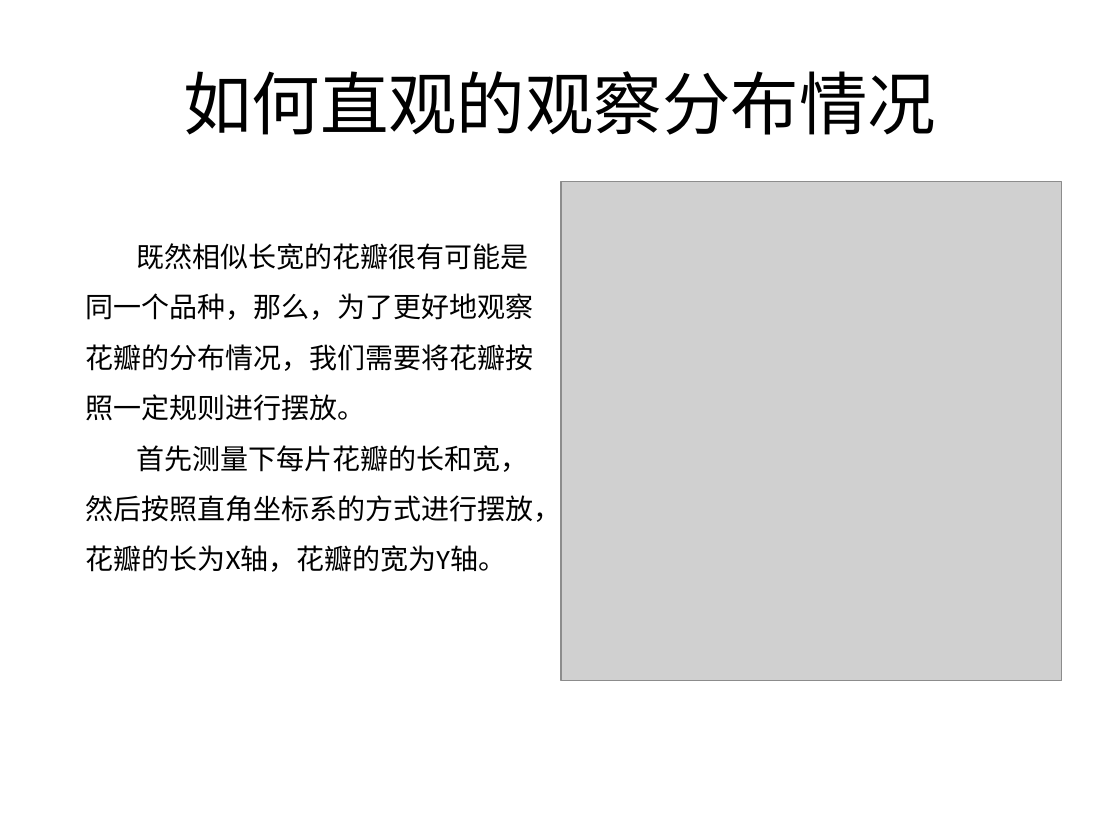
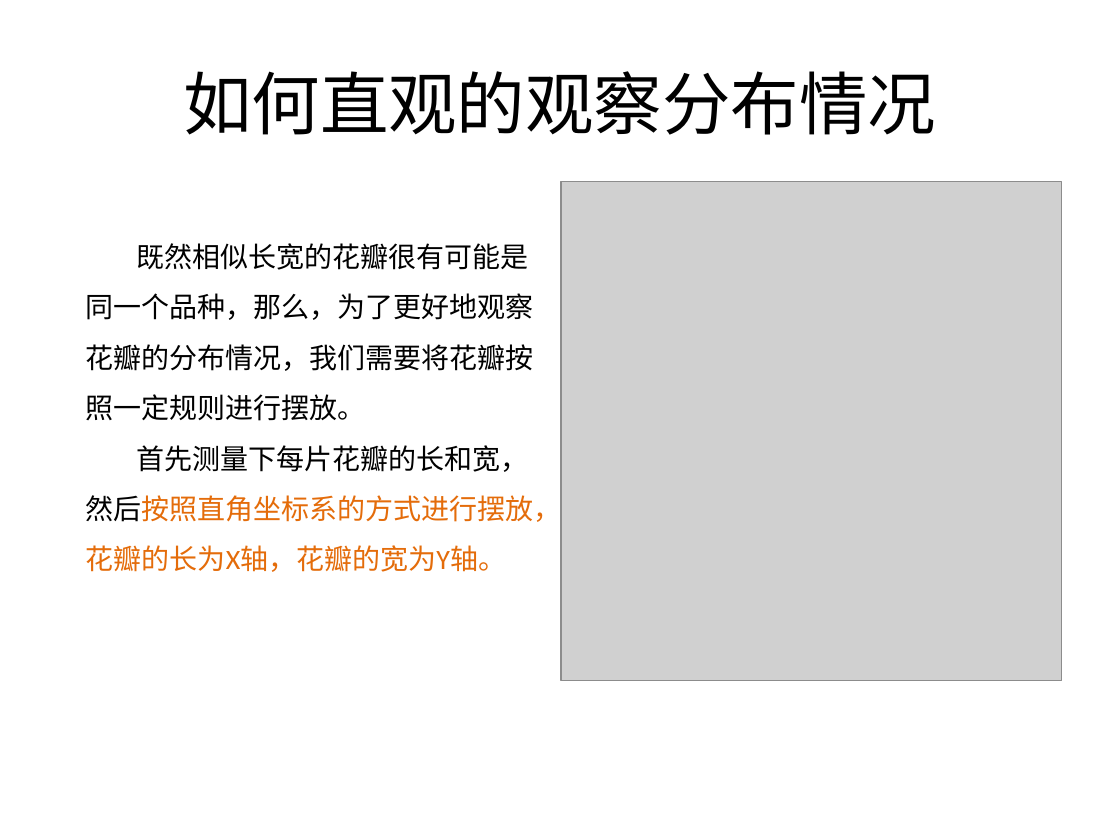
Before and after one commit to BattalionCommander/Python, a slide deck: slide 13 of cls_23聚类算法.pptx. Drawn at 1120x840 pixels with LibreOffice and Linux fonts; fonts in the diff are those of the drawing; grey boxes stand for pictures; background and template pictures are left out. Boxes give left, top, right and bottom in pixels: in the first picture for what was removed or moved away, otherwise in the second. Text is boxed around its words. In the diff, an @@ line names an element or a change of style, - is before the commit and + after.

```diff
--- a/cls_23聚类算法.pptx
+++ b/cls_23聚类算法.pptx
@@ text at (x1=86, y1=445, x2=562, y2=572): text colour #000000 to #E46C0A in "首先测量下每片花瓣的长和宽，然后按照直角坐标系的方式进行摆放，花瓣的长为X轴，花瓣的宽为Y轴。" @@
```
Also in this commit, not shown: 7 other slides changed.
